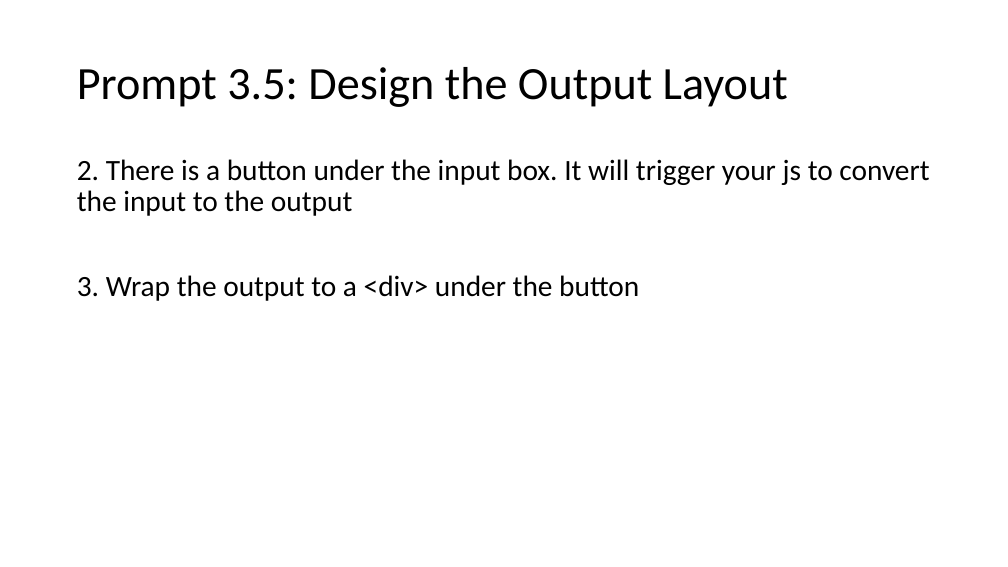
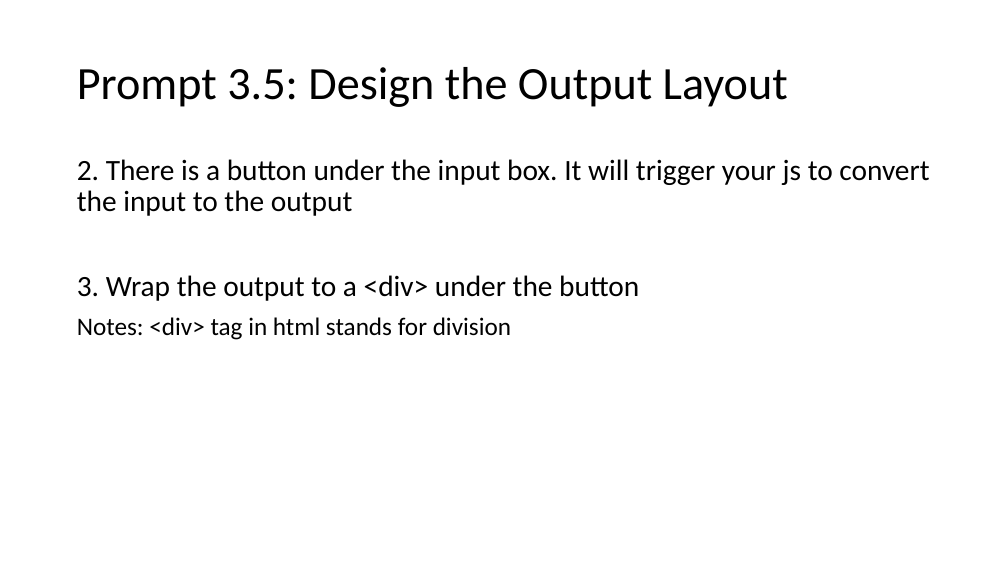
Before and after one commit to fccsdigitalchina/generative_ai_east_asian_studies, a slide deck: slide 23 of _slides/Generative AI for East Asian Studies_use cases.pptx. Drawn at 1008x567 pixels with LibreOffice and Linux fonts; fonts in the diff are those of the drawing. Boxes give left, top, right and bottom in pixels: in the first picture for what was removed or moved away, otherwise in the second. Text is boxed around its words. In the diff, an @@ line names an element or a change of style, - is before the commit and + after.

```diff
--- a/_slides/Generative AI for East Asian Studies_use cases.pptx
+++ b/_slides/Generative AI for East Asian Studies_use cases.pptx
@@ text at bbox=[77, 317, 511, 340]: paragraph added @@
+Notes: <div> tag in html stands for division
```
Also in this commit, not shown: 14 other slides changed, 9 slides added.
